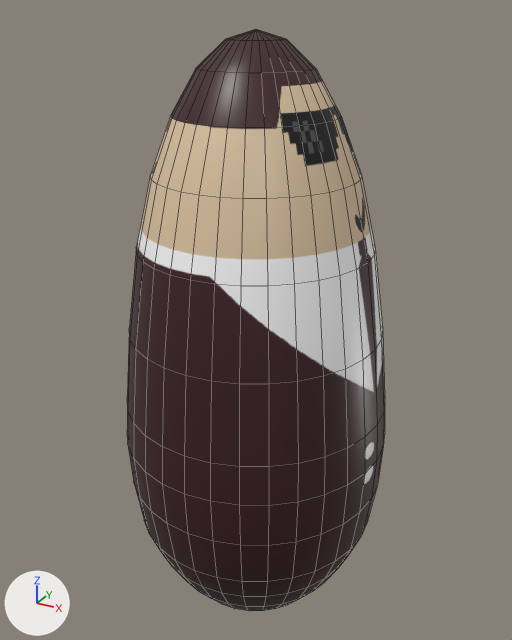
The FBX model Project/Assets/Models/Player.fbx: old version first, new version second.
One viewpoint serves both versions: a camera (50 mm lens) standing at (1.04, -1.89, 2.053) and looking at (-0.019, 0.035, 1.091). The axes (+X, +Y, +Z) are drawn at lower left. The lights are the same throughout. Mesh edges are drawn as thin lines. Where no turn or scale is listed for an object, it has been applied to the vertices.
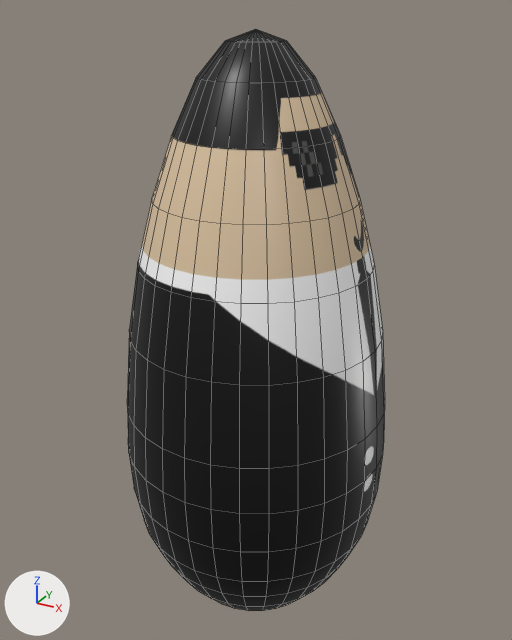
The newer file is also turned or shifted as a whole; pictures and numbers use the older file's frame.

Changed parts and their boxes (x1, y1, x2, y2) in the pictures (512 x 640 px; the box of a moved part takes in the faces that stretch with it):
'Sphere', surface changed, reshaped (brown to black)
    both: (127, 29, 385, 611)
part 1 of me_sphere, moved or reshaped
    before: (150, 116, 362, 199)
    after: (152, 136, 360, 225)
part 2 of me_sphere, moved or reshaped
    before: (129, 176, 383, 384)
    after: (129, 199, 383, 386)
part 3 of me_sphere, moved or reshaped
    before: (171, 40, 341, 128)
    after: (171, 41, 340, 150)
part 4 of me_sphere, moved or reshaped
    before: (128, 446, 383, 582)
    after: (129, 454, 383, 582)

What the commit changed:
Picture 'Player_Texture.png' (img_player_texture_png) is new.
Material 'Material' (mat_material) changes its picture from img_player_texture_red_png to img_player_texture_png.
me_sphere has 482 vertices, 512 faces and spans x -0.45..0.45, y -0.45..0.45, z 0.0..2.0.
me_sphere is used by ob_sphere; location (0.0, 0.0, 0.0).
me_sphere part 1: all 32 vertices in x -0.25..0.25, y -0.25..0.25, z 1.77 are moved by (0.0, 0.0, -0.06).
me_sphere part 2: all 32 vertices in x -0.37..0.37, y -0.37..0.37, z 1.37 are moved by (0.0, 0.0, -0.05).
me_sphere part 3: all 32 vertices in x -0.17..0.17, y -0.17..0.17, z 1.9 are moved by (0.0, 0.0, -0.03).
me_sphere part 4: all 64 vertices in x -0.45..0.45, y -0.45..0.45, z 0.55..0.7 are moved by (0.0, 0.0, -0.03).
